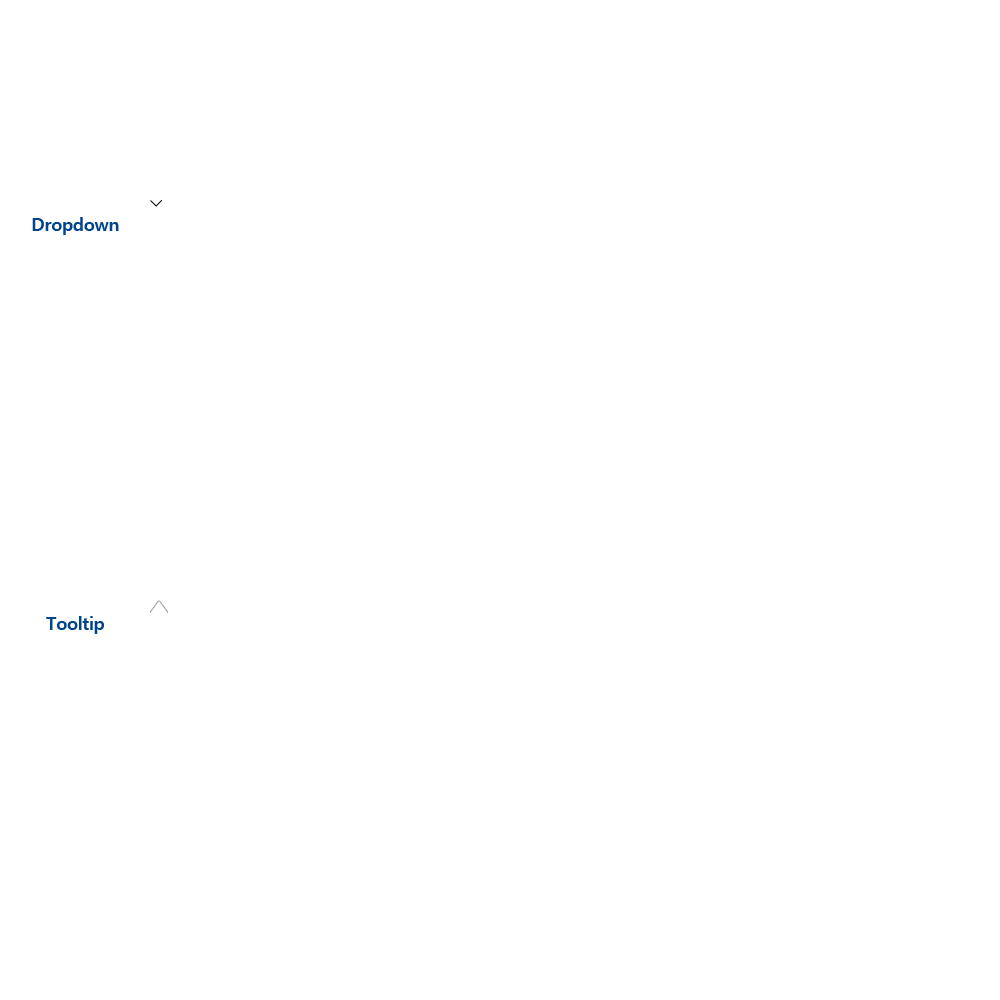
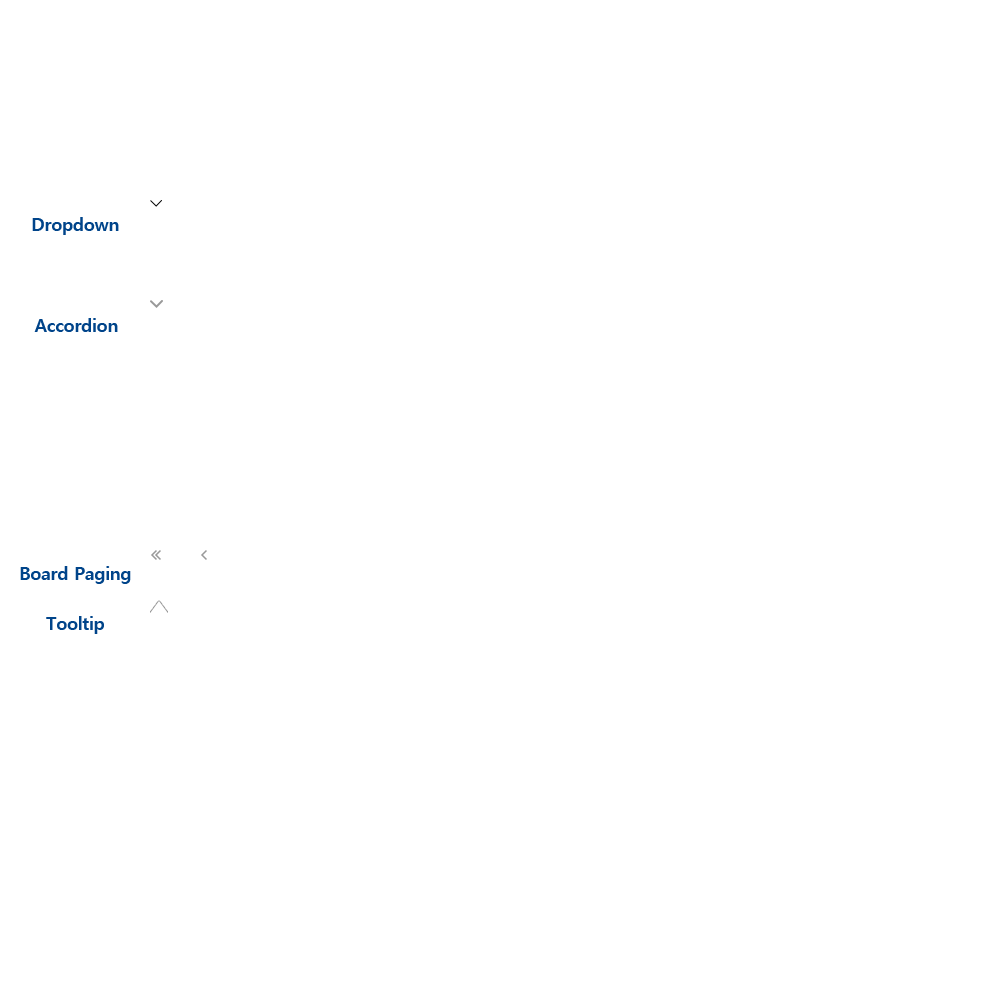
Layer changes from the first 1000x1000 image to the second:
showed group "Board Paging" (1st of 2) (3 layers) over [20, 550, 207, 584]
showed group "Accordion" (1st of 2) (2 layers) over [34, 300, 163, 332]
renamed "레이어 27" to "레이어 36", painted on it over [150, 300, 163, 308]
